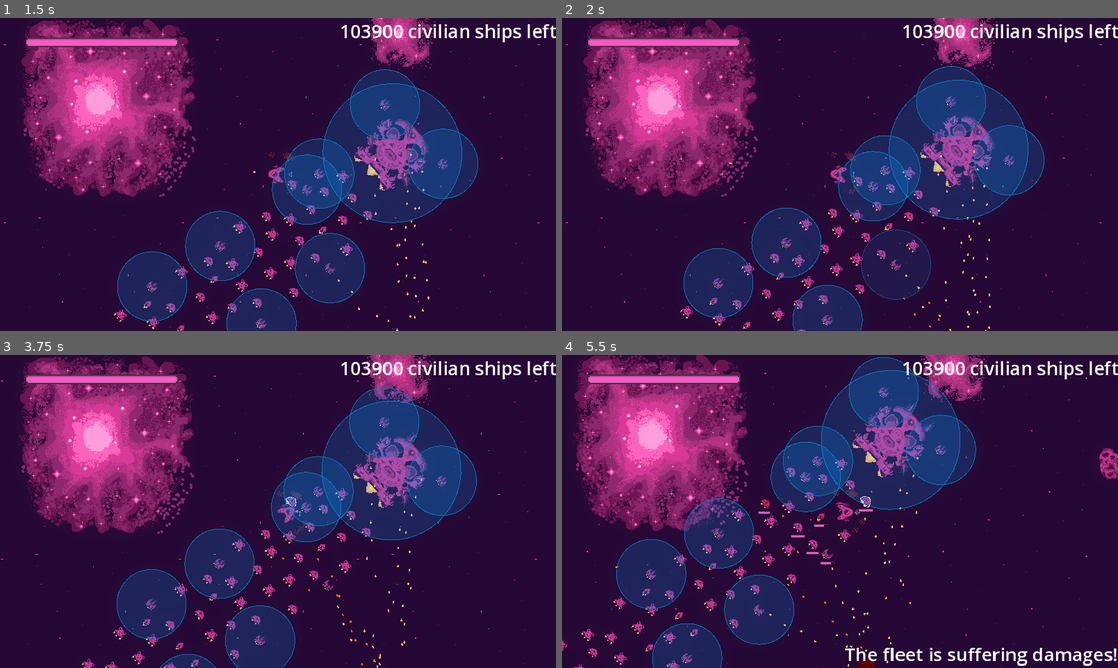
Above: before the commit, frames 1-4 (two rows, left to right).
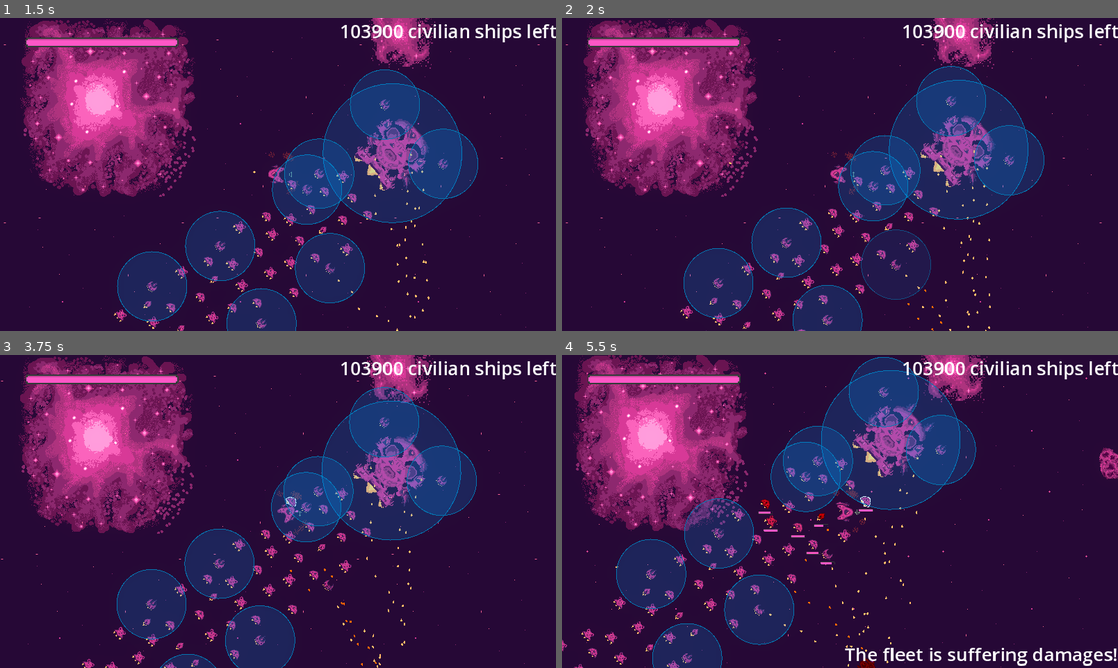
Above: after the commit, the same moments.

Repository: bear-minimum-studio/space-bear
Game: Godot game, scene res://Game.tscn
The game is run twice, just before and just after one commit, with the same random seed, the same clock (stepped at 60 frames per second) and the same inputs.
Inputs:
- Up to frame 1 (1.5 s): tap Enter (upgrade) at 0.5 s; hold Right (turn_right) 0.53-1.28 s; tap Down (decelerate) at 0.6 s; hold Ctrl (brake) from 1.28 s (still down); tap Space (fire) at 1.35 s
- Up to frame 2 (2 s): keep holding Ctrl (brake)
- Up to frame 3 (3.75 s): release Ctrl (brake) at 2.03 s; hold Right (turn_right) 2.03-2.78 s; hold G (grappling_hook) 2.03-2.78 s; hold Up (accelerate) 2.78-3.53 s; tap F (turret_fire) at 2.85 s; hold Left (turn_left) from 3.53 s (still down); tap Down (decelerate) at 3.6 s
- Up to frame 4 (5.5 s): tap Space (fire) at 4.35 s; release Left (turn_left) at 5.03 s; hold Ctrl (brake) from 5.03 s (still down); hold G (grappling_hook) from 5.03 s (still down)

Frame 1 is identical in both runs. In frame 2, less than 0.1% of the frame differs, in the area x 61-69%, y 86-100%; in frame 3, less than 0.1%; in frame 4, 0.2%, in the area x 35-55%, y 46-94%.

Commit message:
refacto: AbstractShip more readable

Diff:
--- a/npc/AbstractShip.gd
+++ b/npc/AbstractShip.gd
@@ -10,25 +10,27 @@
 @onready var hurt_animation = $HurtAnimation
 @onready var health_bar = $UI/HealthBar
 
-var _next_path_position : Vector2
-var _current_agent_position : Vector2
-
 var movement_target: Vector2
 
+func _ready():
+	nav_agent.set_target_desired_distance(30.0)
+
 func _physics_process(_delta):
+	_set_velocity()
+	move_and_slide()
+
+func _set_velocity():
 	if nav_agent.is_navigation_finished():
-		return
-
-	_next_path_position = nav_agent.get_next_path_position()
-	_current_agent_position = global_transform.origin
-	velocity = (_next_path_position - _current_agent_position).normalized() * speed
-	self.rotation = velocity.angle()
-	move_and_slide()
+		velocity = Vector2.ZERO
+	else:
+		var next_path_position = nav_agent.get_next_path_position()
+		var direction = (next_path_position - global_position).normalized()
+		velocity = direction * speed
+		rotation = velocity.angle()
 
 func set_movement_target(new_movement_target : Vector2):
 	movement_target = new_movement_target
 	nav_agent.set_target_position(movement_target)
-
 
 func _on_health_system_dead():
 	Events.dead_ship.emit(self)
